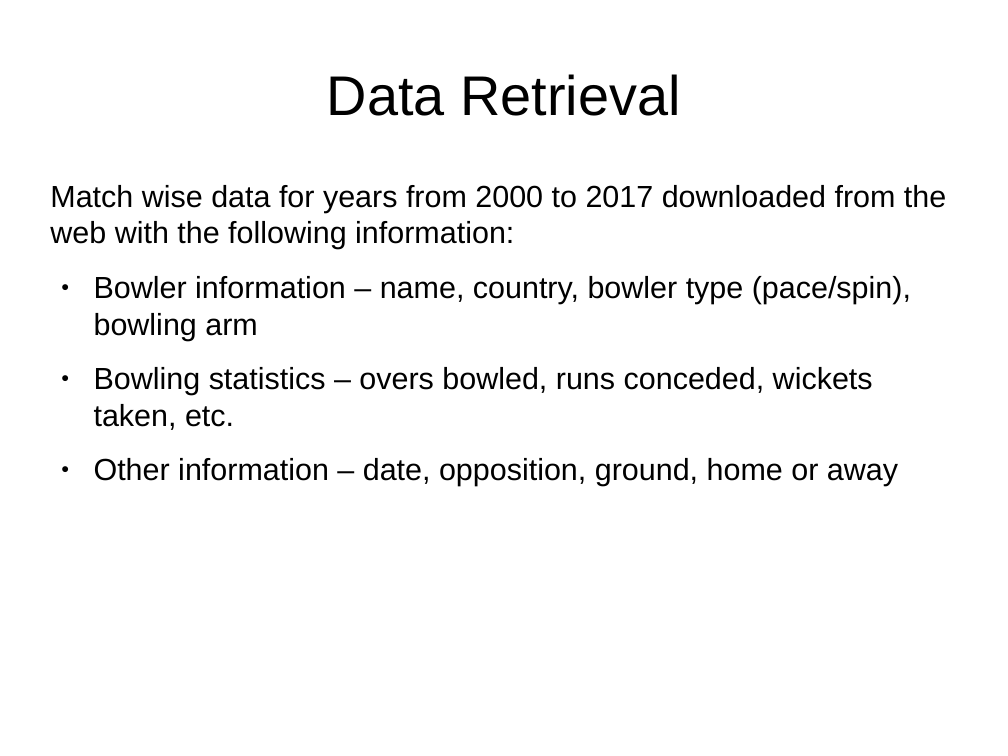
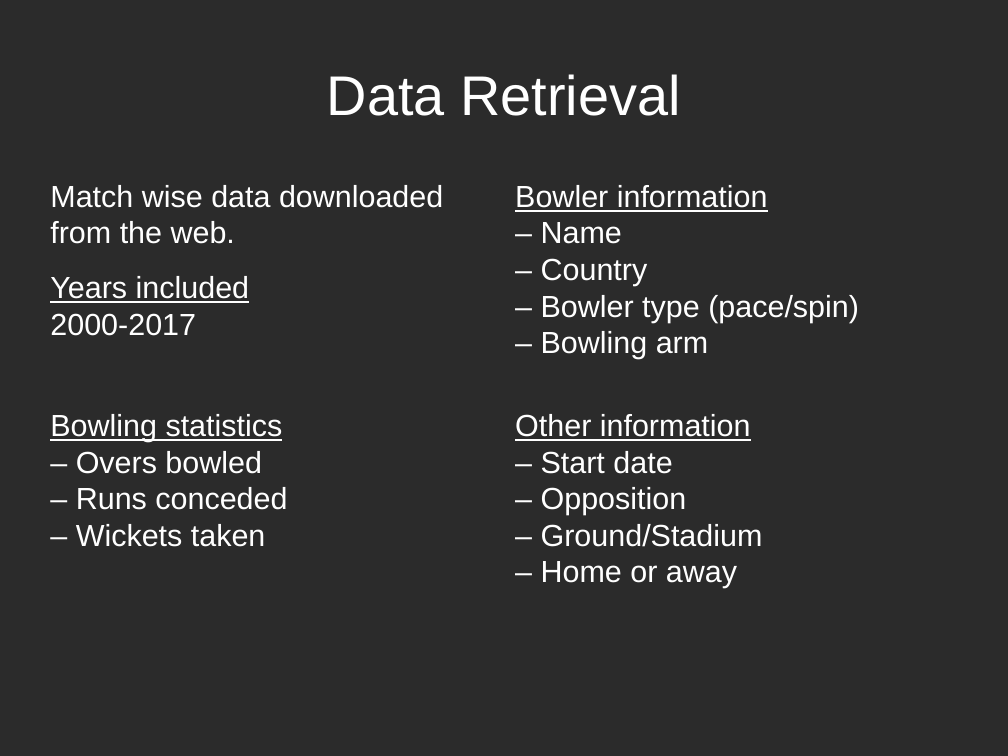
Before and after one commit to prantik-ghosh/bowling_performance_predictor_in_test_cricket, a slide deck: slide 3 of prantik_presentation_outline.odp. Drawn at 1008x756 pixels with LibreOffice and Linux fonts; fonts in the diff are those of the drawing; background and template pictures are left out; a plain dark background stands for a picture behind light text. Boxes give left, top, right and bottom in pixels: in the first picture for what was removed or moved away, otherwise in the second. Text is boxed around its words. In the diff, an @@ line names an element or a change of style, - is before the commit and + after.

```diff
--- a/prantik_presentation_outline.odp
+++ b/prantik_presentation_outline.odp
@@ background #FFFFFF to picture (left out) @@
@@ title "Data Retrieval" at box(327, 74, 680, 116): text colour #000000 to #FFFFFF @@
@@ text removed at box(50, 185, 946, 486) @@
-Match wise data for years from 2000 to 2017 downloaded from the web with the following information:
-● Bowler information – name, country, bowler type (pace/spin), bowling arm
-● Bowling statistics – overs bowled, runs conceded, wickets taken, etc.
-● Other information – date, opposition, ground, home or away
@@ text added at box(50, 185, 443, 336), 24 pt, text #FFFFFF @@
+Match wise data downloaded from the web.
+Years included
+2000-2017
@@ text added at box(515, 185, 859, 359), 24 pt, text #FFFFFF @@
+Bowler information
+– Name
+– Country
+– Bowler type (pace/spin)
+– Bowling arm
@@ text added at box(50, 414, 287, 547), 24 pt, text #FFFFFF @@
+Bowling statistics
+– Overs bowled
+– Runs conceded
+– Wickets taken
@@ text added at box(515, 414, 763, 588), 24 pt, text #FFFFFF @@
+Other information
+– Start date
+– Opposition
+– Ground/Stadium
+– Home or away
```
Also in this commit, not shown: 11 other slides changed, 2 slides added, 3 slides removed, 3 other files.
